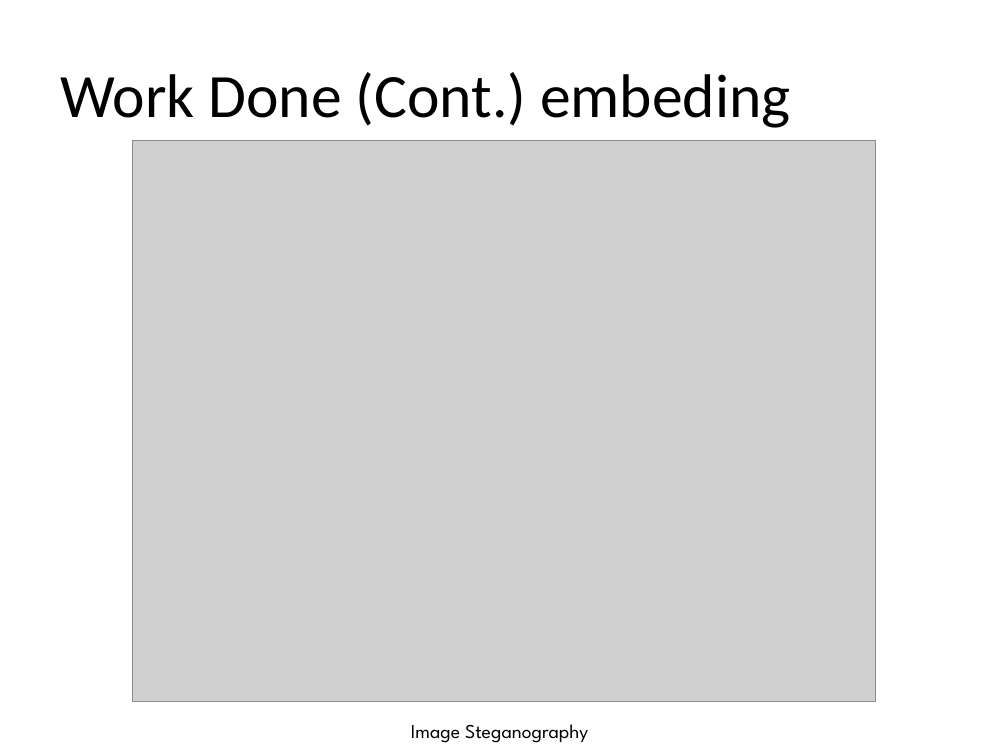
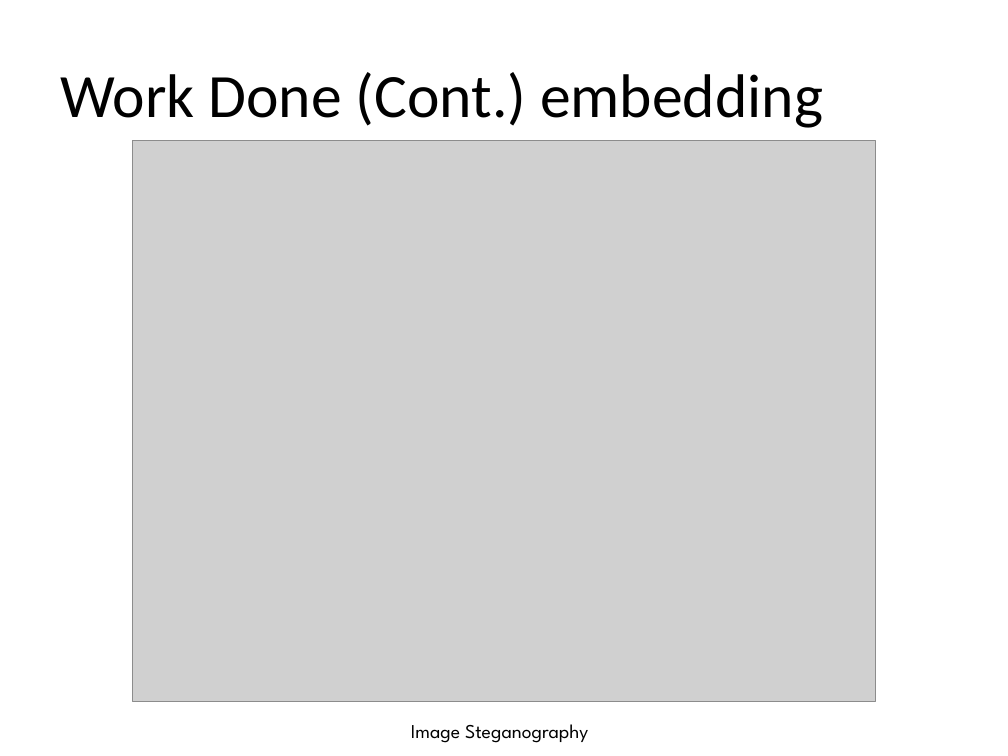
Before and after one commit to EmmanuelManeswa/Image-Steganography, a slide deck: slide 10 of docs/project 2/Project Presentation (154409 - Emmanuel Maneswa).pptx. Drawn at 1008x756 pixels with LibreOffice and Linux fonts; fonts in the diff are those of the drawing; grey boxes stand for pictures. Boxes give left, top, right and bottom in pixels: in the first picture for what was removed or moved away, otherwise in the second. Text is boxed around its words. In the diff, an @@ line names an element or a change of style, - is before the commit and + after.

```diff
--- a/docs/project 2/Project Presentation (154409 - Emmanuel Maneswa).pptx
+++ b/docs/project 2/Project Presentation (154409 - Emmanuel Maneswa).pptx
@@ title at box(60, 72, 823, 128): text changed @@
-Work Done (Cont.) embeding
+Work Done (Cont.) embedding
```
Also in this commit, not shown: 4 other slides changed.
